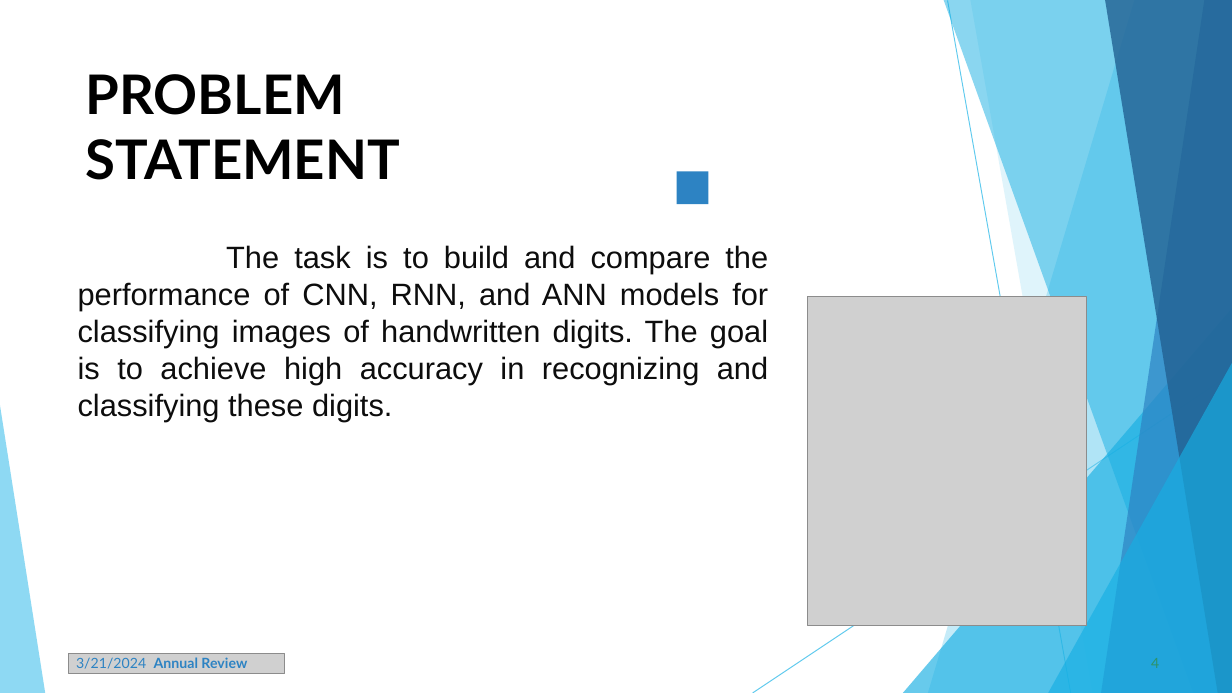
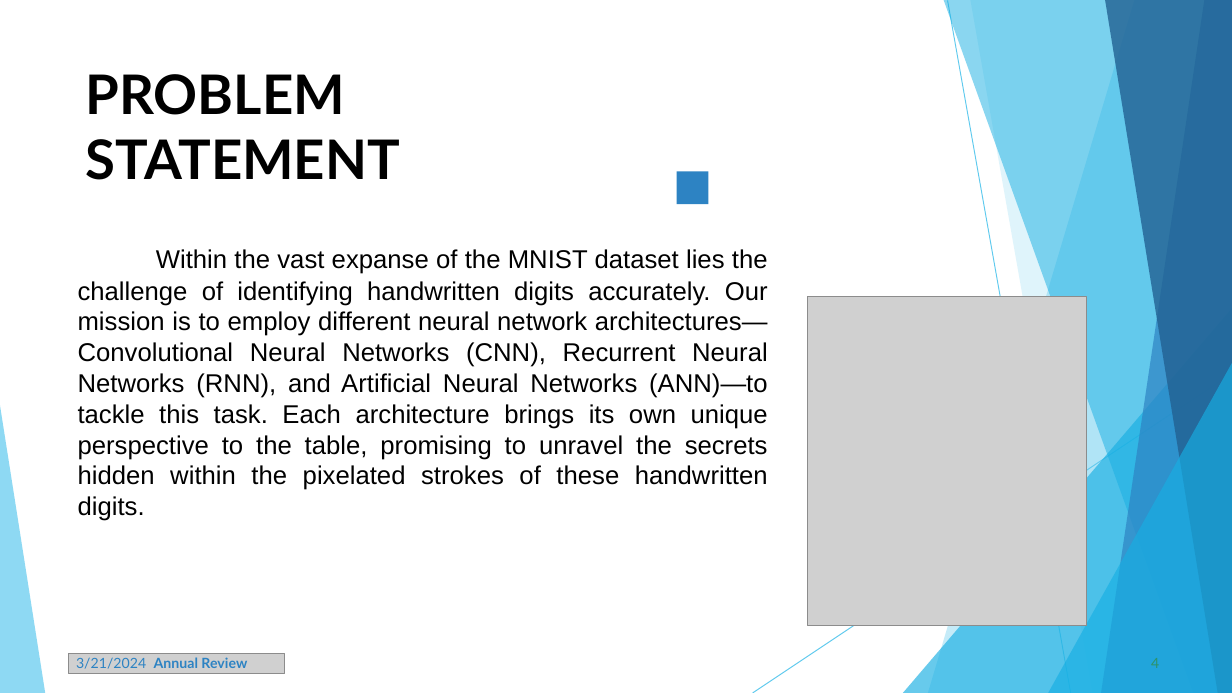
Before and after one commit to samraj46/NaanMudhalvan, a slide deck: slide 4 of samraj PPt.pptx. Drawn at 1232x693 pixels with LibreOffice and Linux fonts; fonts in the diff are those of the drawing; grey boxes stand for pictures. Boxes give left, top, right and bottom in pixels: in the first picture for what was removed or moved away, otherwise in the second. Text is boxed around its words. In the diff, an @@ line names an element or a change of style, - is before the commit and + after.

```diff
--- a/samraj PPt.pptx
+++ b/samraj PPt.pptx
@@ text at bbox=[78, 249, 768, 521]: text changed; size 24 to 20 pt; text colour #0D0D0D to #000000 @@
-The task is to build and compare the performance of CNN, RNN, and ANN models for classifying images of handwritten digits. The goal is to achieve high accuracy in recognizing and classifying these digits.
+Within the vast expanse of the MNIST dataset lies the challenge of identifying handwritten digits accurately. Our mission is to employ different neural network architectures—Convolutional Neural Networks (CNN), Recurrent Neural Networks (RNN), and Artificial Neural Networks (ANN)—to tackle this task. Each architecture brings its own unique perspective to the table, promising to unravel the secrets hidden within the pixelated strokes of these handwritten digits.
```
Also in this commit, not shown: 6 other slides changed, 2 slides removed.
